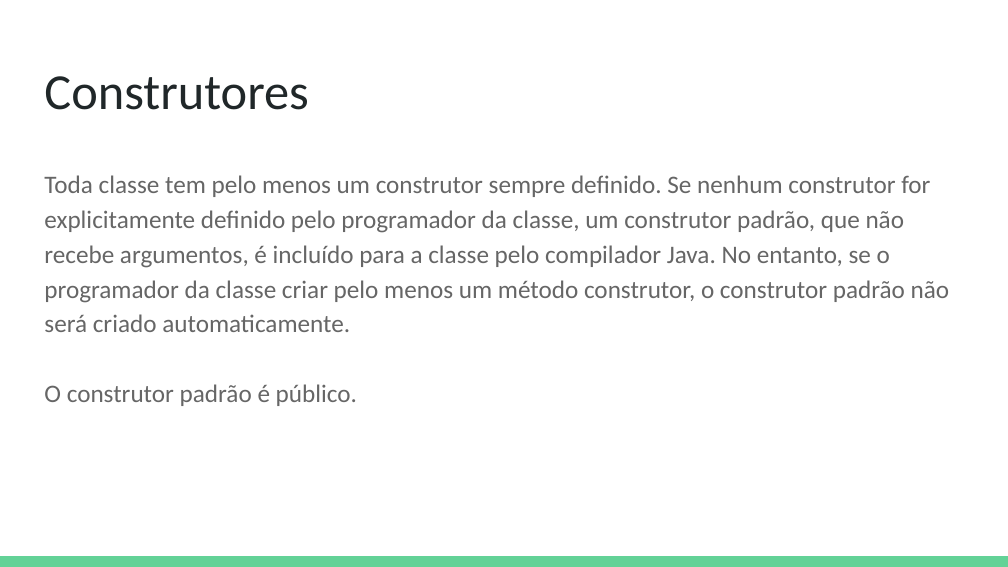
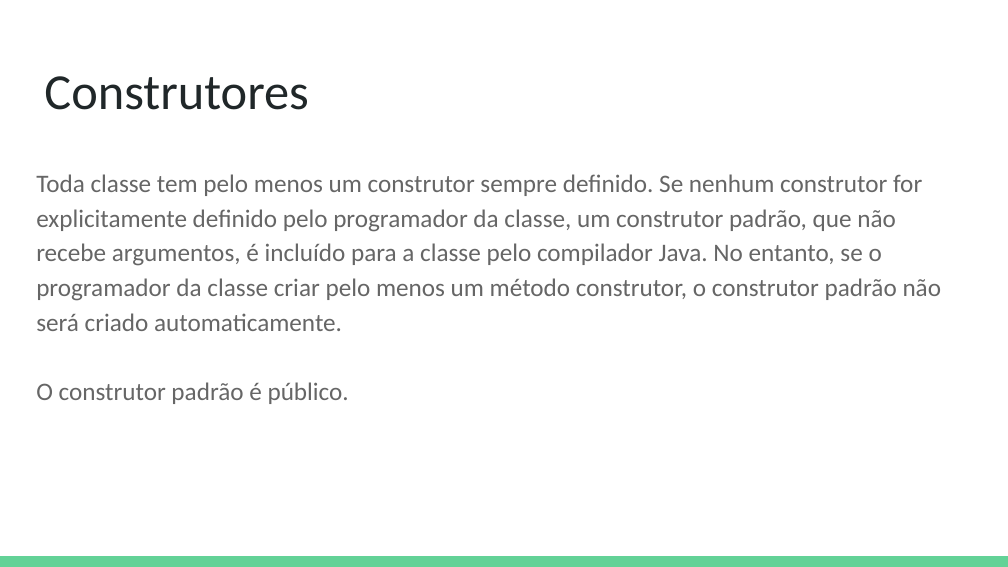
Before and after one commit to DeboraMendes/bootcamp, a slide deck: slide 62 of Java e Programação Orientada a Objetos.pptx (slide 60 before the commit). Drawn at 1008x567 pixels with LibreOffice and Linux fonts; fonts in the diff are those of the drawing. Boxes give left, top, right and bottom in pixels: in the first picture for what was removed or moved away, otherwise in the second. Text is boxed around its words. In the diff, an @@ line names an element or a change of style, - is before the commit and + after.

```diff
--- a/Java e Programação Orientada a Objetos.pptx
+++ b/Java e Programação Orientada a Objetos.pptx
@@ text "Toda classe tem pelo menos ...": place and size @@
-text "Toda classe tem pelo menos ..." at <box>44,175,950,406</box>
+text "Toda classe tem pelo menos ..." at <box>36,174,942,404</box>
```
Also in this commit, not shown: 1 other slide changed, 9 slides added.
